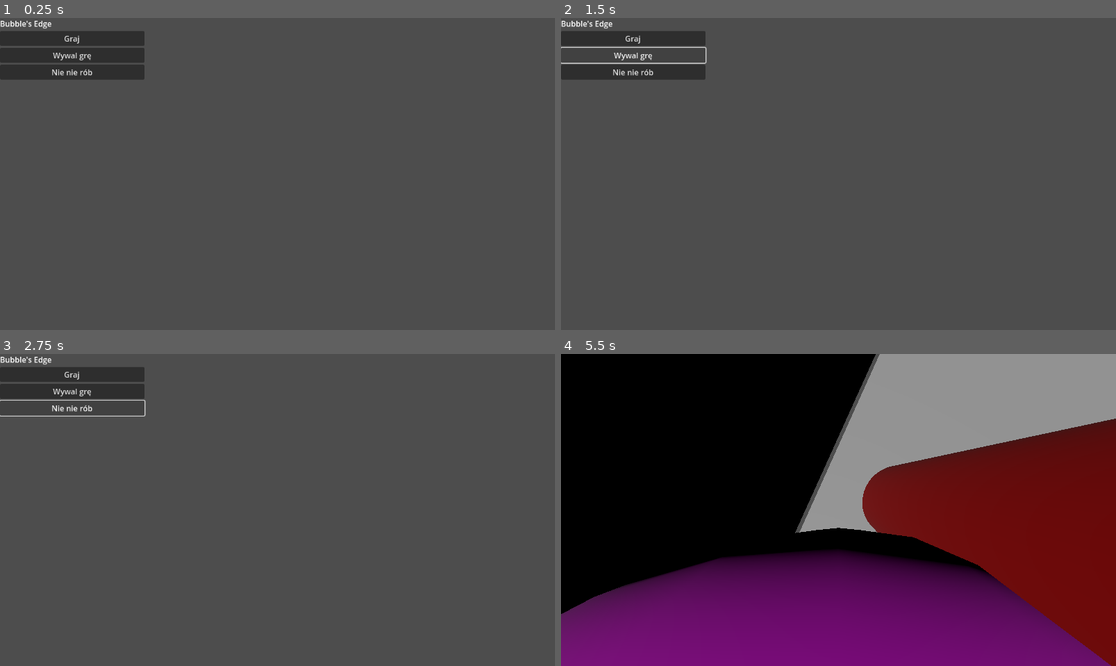
Above: before the commit, frames 1-4 (two rows, left to right).
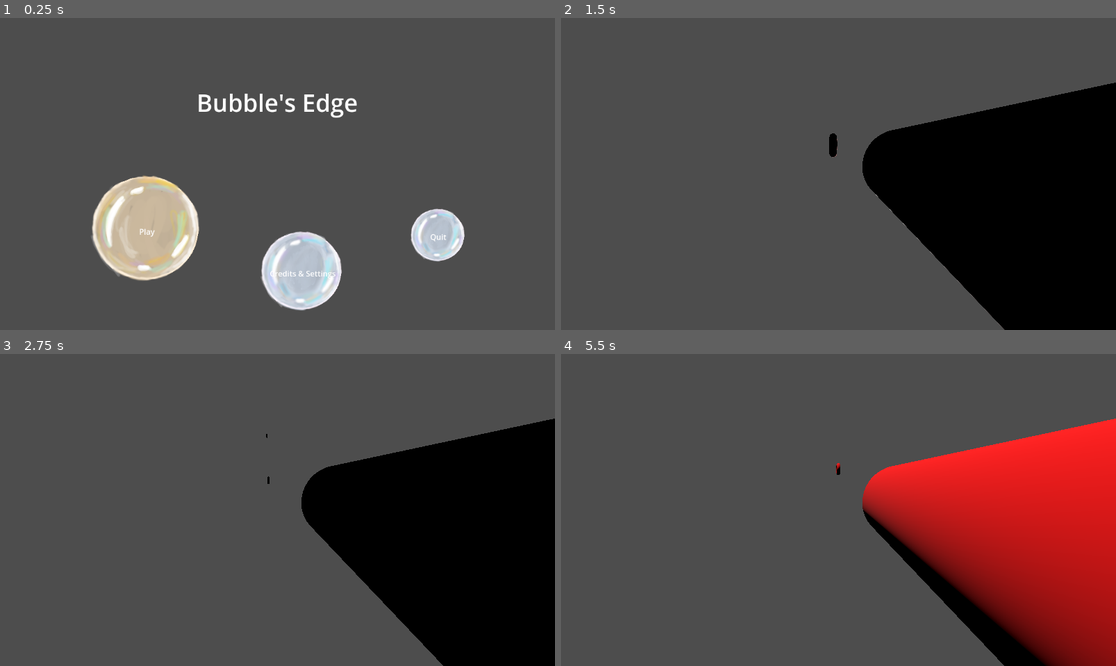
Above: after the commit, the same moments.

Repository: PieroganoReggiano/Bul-bul-myslenia
Game: Godot game, scene res://korzen.tscn
Two runs of this game, one before a commit and one after it. Both use one fixed random seed, a clock stepped at 60 frames per second and the inputs below. Sound files missing from this copy of the repository are replaced by a short silence.
Inputs (mouse positions are in pixels of both pictures, inside the frame that each line leads up to):
- Up to frame 1 (0.25 s): no input
- Up to frame 2 (1.5 s): click (705, 230) at 0.52 s; click (633, 55) at 1.25 s, where only the run before the commit has a clickable "Wywal grę"
- Up to frame 3 (2.75 s): click (72, 407) at 2 s, where only the run before the commit has a clickable "Nie nie rób"
- Up to frame 4 (5.5 s): click (633, 375) at 2.75 s, where only the run before the commit has a clickable "Graj"; tap Enter at 3.5 s; move the mouse to (866, 510) at 3.52 s; hold C (move_crouch) 3.53-4.28 s; hold Up (move_forward) from 3.53 s (still down); tap Space (move_jump) at 3.77, 4.52 s; move the mouse to (810, 510) at 4.27 s; tap Shift (move_speed) at 4.35 s; move the mouse to (849, 503) at 5.02 s; press the mouse at (849, 503) at 5.03 s

The runs differ from the first frame. In frame 1, 14% of the frame differs, in the area x 0-84%, y 0-94%; in frame 2, 29%; in frame 3, 29%; in frame 4, 99%, in the area x 0-100%, y 0-100%.

Commit message:
added fajne menu z bąbelkami

Diff:
--- /dev/null
+++ b/bubble_button.gd
@@ -0,0 +1,98 @@
+extends Control
+
+signal pressed()
+
+
+@export var shortcut : Shortcut
+@export_multiline var text : String
+@export var deiameter : float = 100.0
+
+
+@export var colour : String = "p"
+
+
+@onready var actual_button = $"A/ActualButton"
+@onready var texture_rect = $"A/TextureRect"
+@onready var label = $"A/Text"
+
+
+var texture_normal : Texture2D
+var texture_hover : Texture2D
+var texture_pressed : Texture2D
+
+var mouse_in : bool = false
+var is_pressed : bool = false
+
+
+func _ready() -> void:
+	texture_normal = calc_texture(BaseButton.DrawMode.DRAW_NORMAL)
+	texture_hover = calc_texture(BaseButton.DrawMode.DRAW_HOVER)
+	texture_pressed = calc_texture(BaseButton.DrawMode.DRAW_PRESSED)
+	refresh()
+
+
+func _on_actual_button_pressed() -> void:
+	pressed.emit()
+
+
+func calc_texture(state : Button.DrawMode) -> Texture2D:
+	var number = 1
+	match state:
+		BaseButton.DrawMode.DRAW_NORMAL: number = 1
+		BaseButton.DrawMode.DRAW_HOVER: number = 2
+		BaseButton.DrawMode.DRAW_PRESSED: number = 3
+	var resource = "res://bobl_%s%s.png" % [ colour, number ]
+	return load(resource)
+
+
+func calc_button_state() -> BaseButton.DrawMode:
+	if is_pressed:
+		return BaseButton.DrawMode.DRAW_PRESSED
+	if mouse_in:
+		return BaseButton.DrawMode.DRAW_HOVER
+	return BaseButton.DrawMode.DRAW_NORMAL
+
+
+func refresh() -> void:
+	actual_button.shortcut = shortcut
+	actual_button.custom_minimum_size = Vector2.ONE * deiameter
+	texture_rect.custom_minimum_size = Vector2.ONE * deiameter
+	texture_rect.pivot_offset = Vector2.ONE * 0.5 * deiameter
+	texture_rect.scale = Vector2.ONE * 2.0
+	var button_desired_state = calc_button_state()
+	texture_rect.texture = \
+		texture_hover if button_desired_state == BaseButton.DrawMode.DRAW_HOVER else \
+		texture_pressed if button_desired_state == BaseButton.DrawMode.DRAW_PRESSED else \
+ 		texture_normal
+	# $TextureRect.
+	label.text = text
+
+
+func _on_actual_button_mouse_entered() -> void:
+	mouse_in = true
+	refresh()
+
+
+func _on_actual_button_mouse_exited() -> void:
+	mouse_in = false
+	refresh()
+
+
+func _on_actual_button_button_down() -> void:
+	is_pressed = true
+	refresh()
+
+
+func _on_actual_button_button_up() -> void:
+	is_pressed = false
+	refresh()
+
+
+func _on_actual_button_focus_entered() -> void:
+	mouse_in = true
+	refresh()
+
+
+func _on_actual_button_focus_exited() -> void:
+	mouse_in = false
+	refresh()
--- /dev/null
+++ b/bubble_button.tscn
@@ -0,0 +1,109 @@
+[gd_scene load_steps=5 format=3 uid="uid://c2xckchfne0r3"]
+
+[ext_resource type="Script" path="res://bubble_button.gd" id="1_weldq"]
+[ext_resource type="Texture2D" uid="uid://bwwa7bhii4mt0" path="res://bobl_n1.png" id="2_20i8r"]
+
+[sub_resource type="Gradient" id="Gradient_agjhj"]
+offsets = PackedFloat32Array(0)
+colors = PackedColorArray(0, 1, 1, 0)
+
+[sub_resource type="GradientTexture1D" id="GradientTexture1D_541ms"]
+gradient = SubResource("Gradient_agjhj")
+width = 1
+
+[node name="BubbleButton" type="Control"]
+layout_mode = 3
+anchors_preset = 8
+anchor_left = 0.5
+anchor_top = 0.5
+anchor_right = 0.5
+anchor_bottom = 0.5
+offset_left = -50.0
+offset_top = -50.0
+offset_right = 50.0
+offset_bottom = 50.0
+grow_horizontal = 2
+grow_vertical = 2
+size_flags_horizontal = 4
+size_flags_vertical = 4
+mouse_filter = 1
+script = ExtResource("1_weldq")
+
+[node name="A" type="Control" parent="."]
+layout_mode = 1
+anchors_preset = 8
+anchor_left = 0.5
+anchor_top = 0.5
+anchor_right = 0.5
+anchor_bottom = 0.5
+offset_left = -20.0
+offset_top = -20.0
+offset_right = 20.0
+offset_bottom = 20.0
+grow_horizontal = 2
+grow_vertical = 2
+mouse_filter = 1
+
+[node name="TextureRect" type="TextureRect" parent="A"]
+custom_minimum_size = Vector2(100, 100)
+layout_mode = 1
+anchors_preset = 8
+anchor_left = 0.5
+anchor_top = 0.5
+anchor_right = 0.5
+anchor_bottom = 0.5
+offset_left = -50.0
+offset_top = -50.0
+offset_right = 50.0
+offset_bottom = 50.0
+grow_horizontal = 2
+grow_vertical = 2
+scale = Vector2(2, 2)
+pivot_offset = Vector2(50, 50)
+mouse_filter = 2
+texture = ExtResource("2_20i8r")
+expand_mode = 4
+stretch_mode = 6
+
+[node name="ActualButton" type="TextureButton" parent="A"]
+custom_minimum_size = Vector2(100, 100)
+layout_mode = 1
+anchors_preset = 8
+anchor_left = 0.5
+anchor_top = 0.5
+anchor_right = 0.5
+anchor_bottom = 0.5
+offset_left = -50.0
+offset_top = -50.0
+offset_right = 50.0
+offset_bottom = 50.0
+grow_horizontal = 2
+grow_vertical = 2
+texture_normal = SubResource("GradientTexture1D_541ms")
+stretch_mode = 0
+
+[node name="Text" type="Label" parent="A"]
+layout_mode = 1
+anchors_preset = 8
+anchor_left = 0.5
+anchor_top = 0.5
+anchor_right = 0.5
+anchor_bottom = 0.5
+offset_left = -15.0
+offset_top = -11.5
+offset_right = 15.0
+offset_bottom = 11.5
+grow_horizontal = 2
+grow_vertical = 2
+size_flags_horizontal = 4
+text = "ooo"
+horizontal_alignment = 1
+vertical_alignment = 1
+
+[connection signal="button_down" from="A/ActualButton" to="." method="_on_actual_button_button_down"]
+[connection signal="button_up" from="A/ActualButton" to="." method="_on_actual_button_button_up"]
+[connection signal="focus_entered" from="A/ActualButton" to="." method="_on_actual_button_focus_entered"]
+[connection signal="focus_exited" from="A/ActualButton" to="." method="_on_actual_button_focus_exited"]
+[connection signal="mouse_entered" from="A/ActualButton" to="." method="_on_actual_button_mouse_entered"]
+[connection signal="mouse_exited" from="A/ActualButton" to="." method="_on_actual_button_mouse_exited"]
+[connection signal="pressed" from="A/ActualButton" to="." method="_on_actual_button_pressed"]
--- a/gui.gd
+++ b/gui.gd
@@ -4,19 +4,31 @@
 @onready var korzen : Korzen = $".."
 @onready var menu = $Menu
 
-# Called when the node enters the scene tree for the first time.
+@onready var button_continue = $"Menu/Panel/ButtonContinue"
+@onready var button_new_game = $"Menu/Panel/ButtonPlay"
+@onready var nazwa = $"Menu/Panel/Nazwa"
+
 func _ready() -> void:
-	pass # Replace with function body.
+	refresh()
 
 
-# Called every frame. 'delta' is the elapsed time since the previous frame.
 func _process(delta: float) -> void:
 	if Input.is_action_just_pressed("go_back") and not menu.visible:
 		make_pause()
 
 
+func refresh() -> void:
+	var is_game : bool = korzen.is_game()
+	button_continue.visible = is_game
+	nazwa.visible = not is_game
+	button_new_game.text = \
+		"New game" if is_game else "Play"
+	button_new_game.refresh()
+
+
 func make_pause() -> void:
 	korzen.go_to_menu()
+	refresh()
 
 
 func drop_game() -> void:
@@ -24,6 +36,15 @@
 	korzen.go_to_menu()
 
 
-func play() -> void:
+func new_game() -> void:
+	korzen.reset_game()
+	korzen.go_to_game()
+
+
+func continue_game() -> void:
 	korzen.play()
 	korzen.go_to_game()
+
+
+func quit() -> void:
+	get_tree().quit()
--- a/gui.tscn
+++ b/gui.tscn
@@ -1,27 +1,18 @@
-[gd_scene load_steps=8 format=3 uid="uid://dkohbvetidkbg"]
+[gd_scene load_steps=7 format=3 uid="uid://dkohbvetidkbg"]
 
 [ext_resource type="Script" path="res://gui.gd" id="1_virod"]
+[ext_resource type="Texture2D" uid="uid://bexhqeaki3230" path="res://tytu_koncept_art.webp" id="2_123dv"]
+[ext_resource type="PackedScene" uid="uid://c2xckchfne0r3" path="res://bubble_button.tscn" id="2_m41fa"]
 
-[sub_resource type="InputEventKey" id="InputEventKey_pg5f4"]
+[sub_resource type="StyleBoxFlat" id="StyleBoxFlat_xoxc0"]
+bg_color = Color(0.6, 0.6, 0.6, 0)
+
+[sub_resource type="InputEventKey" id="InputEventKey_tvfn4"]
 device = -1
 keycode = 4194332
 
-[sub_resource type="Shortcut" id="Shortcut_p5dsp"]
-events = [SubResource("InputEventKey_pg5f4")]
-
-[sub_resource type="InputEventKey" id="InputEventKey_ye7il"]
-device = -1
-keycode = 4194333
-
-[sub_resource type="Shortcut" id="Shortcut_svewi"]
-events = [SubResource("InputEventKey_ye7il")]
-
-[sub_resource type="InputEventKey" id="InputEventKey_vmr7a"]
-device = -1
-keycode = 4194334
-
-[sub_resource type="Shortcut" id="Shortcut_32igj"]
-events = [SubResource("InputEventKey_vmr7a")]
+[sub_resource type="Shortcut" id="Shortcut_n8ldh"]
+events = [SubResource("InputEventKey_tvfn4")]
 
 [node name="GUI" type="Control"]
 layout_mode = 3
@@ -32,29 +23,105 @@
 grow_vertical = 2
 script = ExtResource("1_virod")
 
-[node name="Menu" type="VBoxContainer" parent="."]
-layout_mode = 0
-offset_right = 300.0
-offset_bottom = 300.0
+[node name="Menu" type="MarginContainer" parent="."]
+layout_mode = 1
+anchors_preset = 15
+anchor_right = 1.0
+anchor_bottom = 1.0
+grow_horizontal = 2
+grow_vertical = 2
 
-[node name="Nazwa" type="Label" parent="Menu"]
+[node name="TextureRect" type="TextureRect" parent="Menu"]
+visible = false
 layout_mode = 2
+texture = ExtResource("2_123dv")
+expand_mode = 5
+stretch_mode = 5
+
+[node name="Panel" type="Panel" parent="Menu"]
+layout_mode = 2
+theme_override_styles/panel = SubResource("StyleBoxFlat_xoxc0")
+
+[node name="ButtonPlay" parent="Menu/Panel" instance=ExtResource("2_m41fa")]
+layout_mode = 2
+anchors_preset = 0
+anchor_left = 0.0
+anchor_top = 0.0
+anchor_right = 0.0
+anchor_bottom = 0.0
+offset_left = 305.0
+offset_top = 443.0
+offset_right = 305.0
+offset_bottom = 443.0
+grow_horizontal = 1
+grow_vertical = 1
+shortcut = SubResource("Shortcut_n8ldh")
+text = "Granko"
+deiameter = 200.0
+
+[node name="ButtonCreditsy" parent="Menu/Panel" instance=ExtResource("2_m41fa")]
+layout_mode = 2
+anchors_preset = 0
+anchor_left = 0.0
+anchor_top = 0.0
+anchor_right = 0.0
+anchor_bottom = 0.0
+offset_left = 628.0
+offset_top = 530.0
+offset_right = 628.0
+offset_bottom = 530.0
+grow_horizontal = 1
+grow_vertical = 1
+shortcut = SubResource("Shortcut_n8ldh")
+text = "Credits & Settings"
+deiameter = 150.0
+colour = "n"
+
+[node name="ButtonWyjdz" parent="Menu/Panel" instance=ExtResource("2_m41fa")]
+layout_mode = 2
+anchors_preset = 0
+anchor_left = 0.0
+anchor_top = 0.0
+anchor_right = 0.0
+anchor_bottom = 0.0
+offset_left = 910.0
+offset_top = 454.0
+offset_right = 910.0
+offset_bottom = 454.0
+grow_horizontal = 1
+grow_vertical = 1
+shortcut = SubResource("Shortcut_n8ldh")
+text = "Quit"
+colour = "n"
+
+[node name="ButtonContinue" parent="Menu/Panel" instance=ExtResource("2_m41fa")]
+layout_mode = 2
+anchors_preset = 0
+anchor_left = 0.0
+anchor_top = 0.0
+anchor_right = 0.0
+anchor_bottom = 0.0
+offset_left = 576.0
+offset_top = 213.0
+offset_right = 576.0
+offset_bottom = 213.0
+grow_horizontal = 1
+grow_vertical = 1
+shortcut = SubResource("Shortcut_n8ldh")
+text = "Wróć"
+deiameter = 300.0
+
+[node name="Nazwa" type="Label" parent="Menu/Panel"]
+layout_mode = 2
+offset_top = 141.0
+offset_right = 1152.0
+offset_bottom = 210.0
+grow_horizontal = 2
+theme_override_font_sizes/font_size = 50
 text = "Bubble's Edge"
+horizontal_alignment = 1
+vertical_alignment = 1
 
-[node name="przyciskgranko" type="Button" parent="Menu"]
-layout_mode = 2
-shortcut = SubResource("Shortcut_p5dsp")
-text = "Graj"
-
-[node name="PrzyciskWywalenie" type="Button" parent="Menu"]
-layout_mode = 2
-shortcut = SubResource("Shortcut_svewi")
-text = "Wywal grę"
-
-[node name="PrzyciskNic" type="Button" parent="Menu"]
-layout_mode = 2
-shortcut = SubResource("Shortcut_32igj")
-text = "Nie nie rób"
-
-[connection signal="pressed" from="Menu/przyciskgranko" to="." method="play"]
-[connection signal="pressed" from="Menu/PrzyciskWywalenie" to="." method="drop_game"]
+[connection signal="pressed" from="Menu/Panel/ButtonPlay" to="." method="new_game"]
+[connection signal="pressed" from="Menu/Panel/ButtonWyjdz" to="." method="quit"]
+[connection signal="pressed" from="Menu/Panel/ButtonContinue" to="." method="continue_game"]
--- a/korzen.gd
+++ b/korzen.gd
@@ -10,14 +10,9 @@
 
 @export var sensitivity : float = 2.0
 
-# Called when the node enters the scene tree for the first time.
-func _ready() -> void:
-	pass # Replace with function body.
 
-
-# Called every frame. 'delta' is the elapsed time since the previous frame.
-func _process(delta: float) -> void:
-	pass
+func is_game() -> bool:
+	return swiat_container and swiat_container.get_child_count() > 0
 
 
 func go_to_menu() -> void:
@@ -71,7 +66,7 @@
 
 
 func play() -> void:
-	if swiat_container.get_child_count() < 1:
+	if not is_game():
 		reset_game()
 	else:
 		# TODO unpause
Binary file added: bobl_n1.png
Not shown, added: bobl_n1.png.import
Binary file added: bobl_n2.png
Not shown, added: bobl_n2.png.import
Binary file added: bobl_n3.png
Not shown, added: bobl_n3.png.import
Binary file added: bobl_n4.png
Not shown, added: bobl_n4.png.import
Binary file added: bobl_n5.png
Not shown, added: bobl_n5.png.import
Binary file added: bobl_p1.png
Not shown, added: bobl_p1.png.import
(and 10 more such lines)
